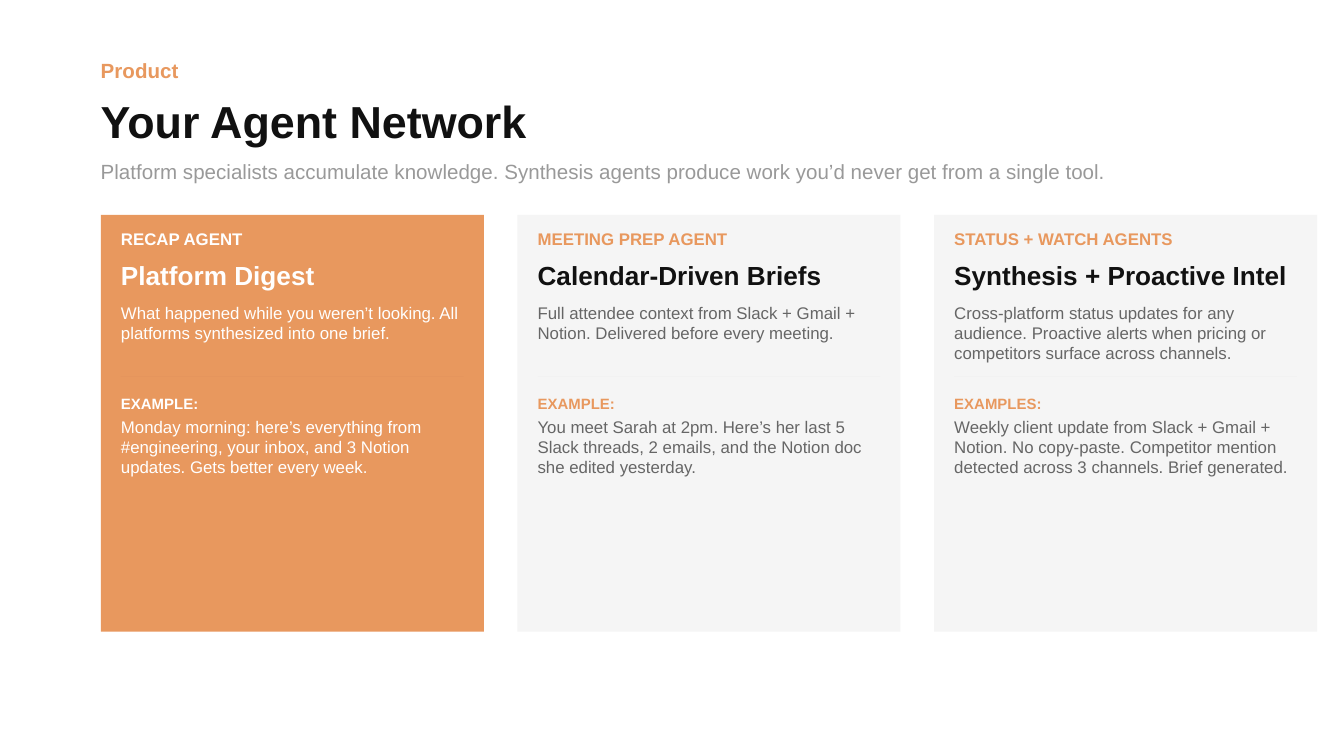
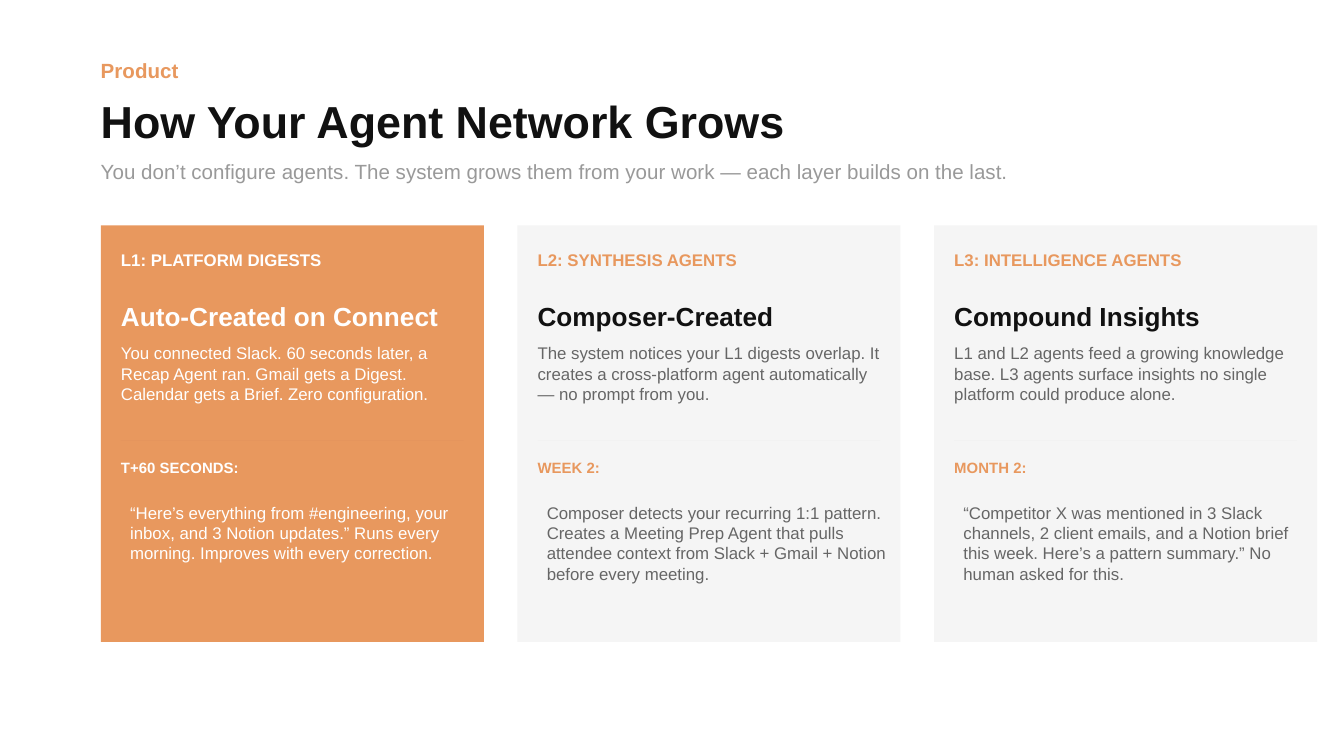
Before and after one commit to Kvkthecreator/yarnnnn, a slide deck: slide 8 of docs/working_docs/investors/IR Deck - yarnnn - March 2026 v2.pptx. Drawn at 1344x756 pixels with LibreOffice and Linux fonts; fonts in the diff are those of the drawing. Boxes give left, top, right and bottom in pixels: in the first picture for what was removed or moved away, otherwise in the second. Text is boxed around its words. In the diff, an @@ line names an element or a change of style, - is before the commit and + after.

```diff
--- a/docs/working_docs/investors/IR Deck - yarnnn - March 2026 v2.pptx
+++ b/docs/working_docs/investors/IR Deck - yarnnn - March 2026 v2.pptx
@@ text at (101,105,784,147): text changed @@
-Your Agent Network
+How Your Agent Network Grows
@@ text at (101,164,1007,183): text changed @@
-Platform specialists accumulate knowledge. Synthesis agents produce work you’d never get from a single tool.
+You don’t configure agents. The system grows them from your work — each layer builds on the last.
@@ 3 rectangles: place and size @@
-3 rectangles at (101,215,1317,632)
+3 rectangles at (101,226,1317,642)
@@ text at (121,254,322,266): text changed @@
-RECAP AGENT
+L1: PLATFORM DIGESTS
@@ text at (538,254,737,266): text changed @@
-MEETING PREP AGENT
+L2: SYNTHESIS AGENTS
@@ text at (954,254,1181,266): text changed @@
-STATUS + WATCH AGENTS
+L3: INTELLIGENCE AGENTS
@@ text at (121,307,438,326): text changed @@
-Platform Digest
+Auto-Created on Connect
@@ text at (538,307,774,332): text changed @@
-Calendar-Driven Briefs
+Composer-Created
@@ text at (954,307,1199,332): text changed @@
-Synthesis + Proactive Intel
+Compound Insights
@@ text at (121,347,428,404): text changed @@
-What happened while you weren’t looking. All platforms synthesized into one brief.
+You connected Slack. 60 seconds later, a Recap Agent ran. Gmail gets a Digest. Calendar gets a Brief. Zero configuration.
@@ text at (538,347,879,404): text changed @@
-Full attendee context from Slack + Gmail + Notion. Delivered before every meeting.
+The system notices your L1 digests overlap. It creates a cross-platform agent automatically — no prompt from you.
@@ text at (954,347,1284,404): text changed @@
-Cross-platform status updates for any audience. Proactive alerts when pricing or competitors surface across channels.
+L1 and L2 agents feed a growing knowledge base. L3 agents surface insights no single platform could produce alone.
@@ 3 rectangles: place and size @@
-3 rectangles at (121,376,1297,376)
+3 rectangles at (121,441,1297,441)
@@ text at (121,462,239,473): text changed @@
-EXAMPLE:
+T+60 SECONDS:
@@ text at (538,462,600,473): text changed @@
-EXAMPLE:
+WEEK 2:
@@ text at (954,462,1026,473): text changed @@
-EXAMPLES:
+MONTH 2:
@@ text at (130,507,449,563): text changed @@
-Monday morning: here’s everything from #engineering, your inbox, and 3 Notion updates. Gets better every week.
+“Here’s everything from #engineering, your inbox, and 3 Notion updates.” Runs every morning. Improves with every correction.
@@ text at (547,507,886,584): text changed @@
-You meet Sarah at 2pm. Here’s her last 5 Slack threads, 2 emails, and the Notion doc she edited yesterday.
+Composer detects your recurring 1:1 pattern. Creates a Meeting Prep Agent that pulls attendee context from Slack + Gmail + Notion before every meeting.
@@ text at (963,507,1289,580): text changed @@
-Weekly client update from Slack + Gmail + Notion. No copy-paste. Competitor mention detected across 3 channels. Brief generated.
+“Competitor X was mentioned in 3 Slack channels, 2 client emails, and a Notion brief this week. Here’s a pattern summary.” No human asked for this.
```
Also in this commit, not shown: 4 other slides changed, 1 slide added, 1 slide removed, 3 other files.
